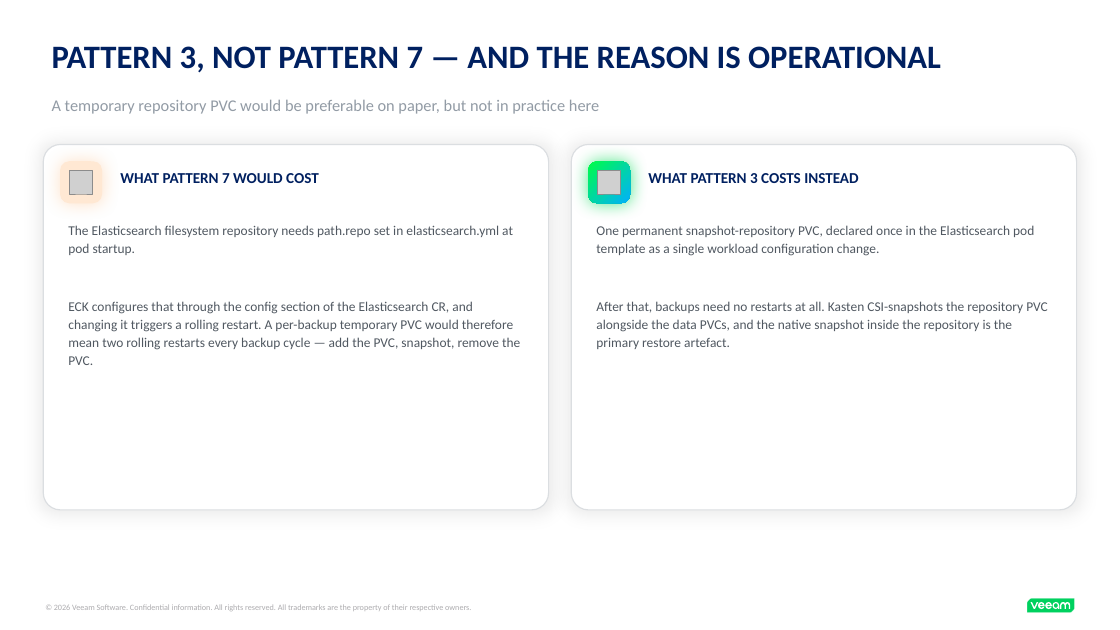
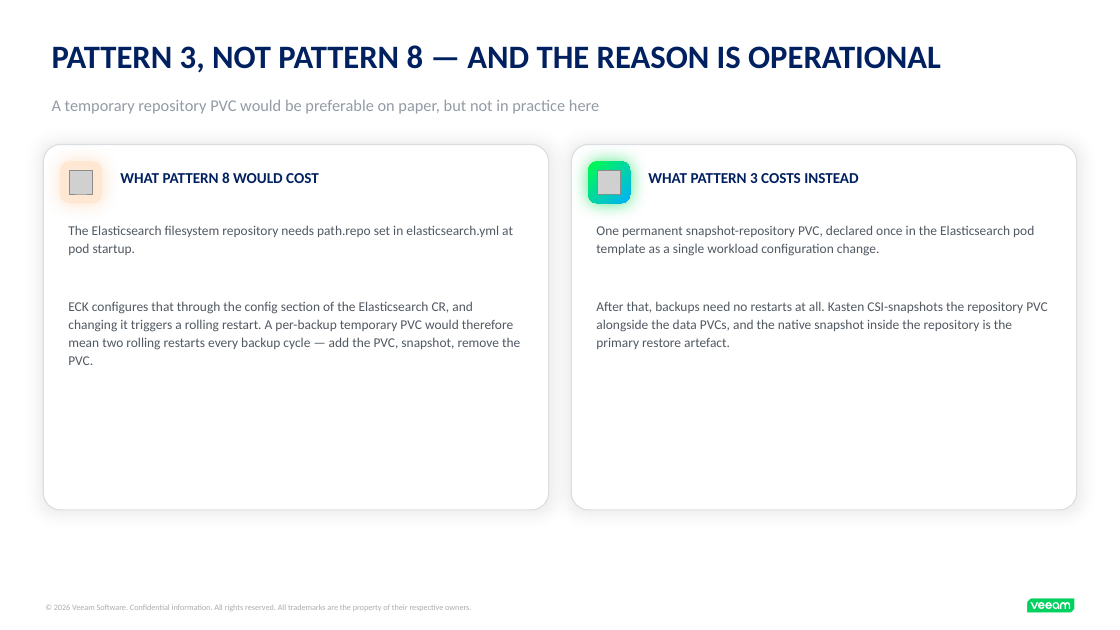
Before and after one commit to kastenhq/blueprint-ai, a slide deck: slide 4 of elasticsearch-eck-example/elasticsearch-eck.pptx. Drawn at 1120x630 pixels with LibreOffice and Linux fonts; fonts in the diff are those of the drawing; grey boxes stand for pictures. Boxes give left, top, right and bottom in pixels: in the first picture for what was removed or moved away, otherwise in the second. Text is boxed around its words. In the diff, an @@ line names an element or a change of style, - is before the commit and + after.

```diff
--- a/elasticsearch-eck-example/elasticsearch-eck.pptx
+++ b/elasticsearch-eck-example/elasticsearch-eck.pptx
@@ text at (52, 45, 941, 73): text changed @@
-PATTERN 3, NOT PATTERN 7 — AND THE REASON IS OPERATIONAL
+PATTERN 3, NOT PATTERN 8 — AND THE REASON IS OPERATIONAL
@@ text at (120, 172, 319, 183): text changed @@
-WHAT PATTERN 7 WOULD COST
+WHAT PATTERN 8 WOULD COST
```
Also in this commit, not shown: 15 other files.
